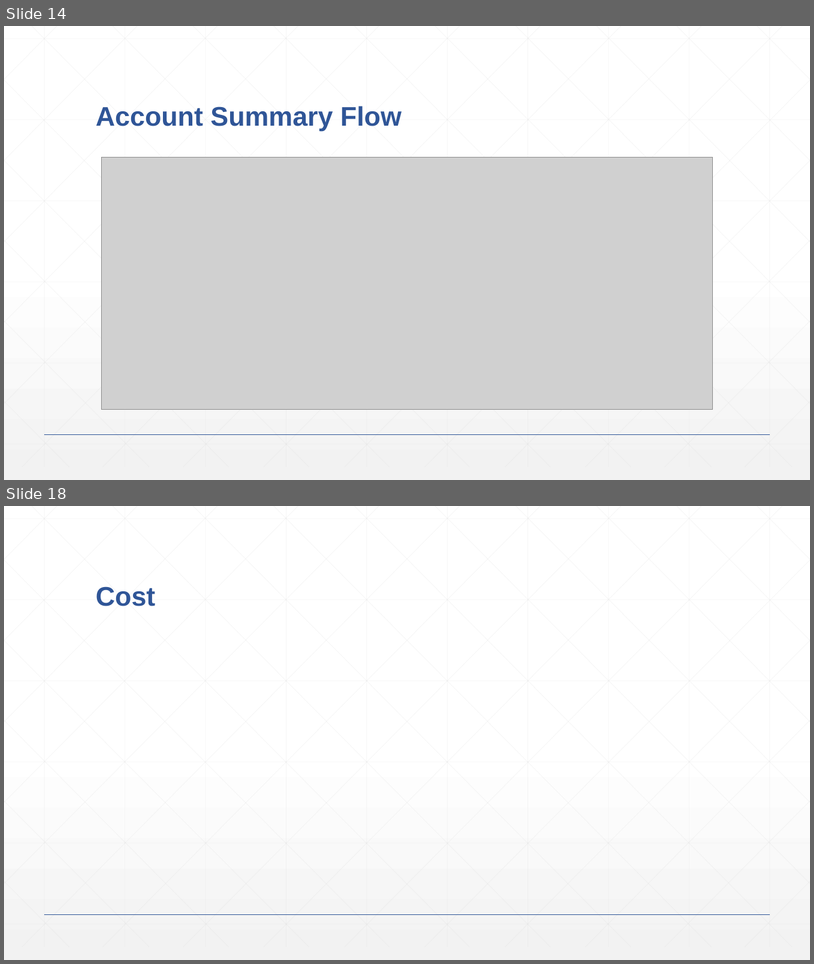
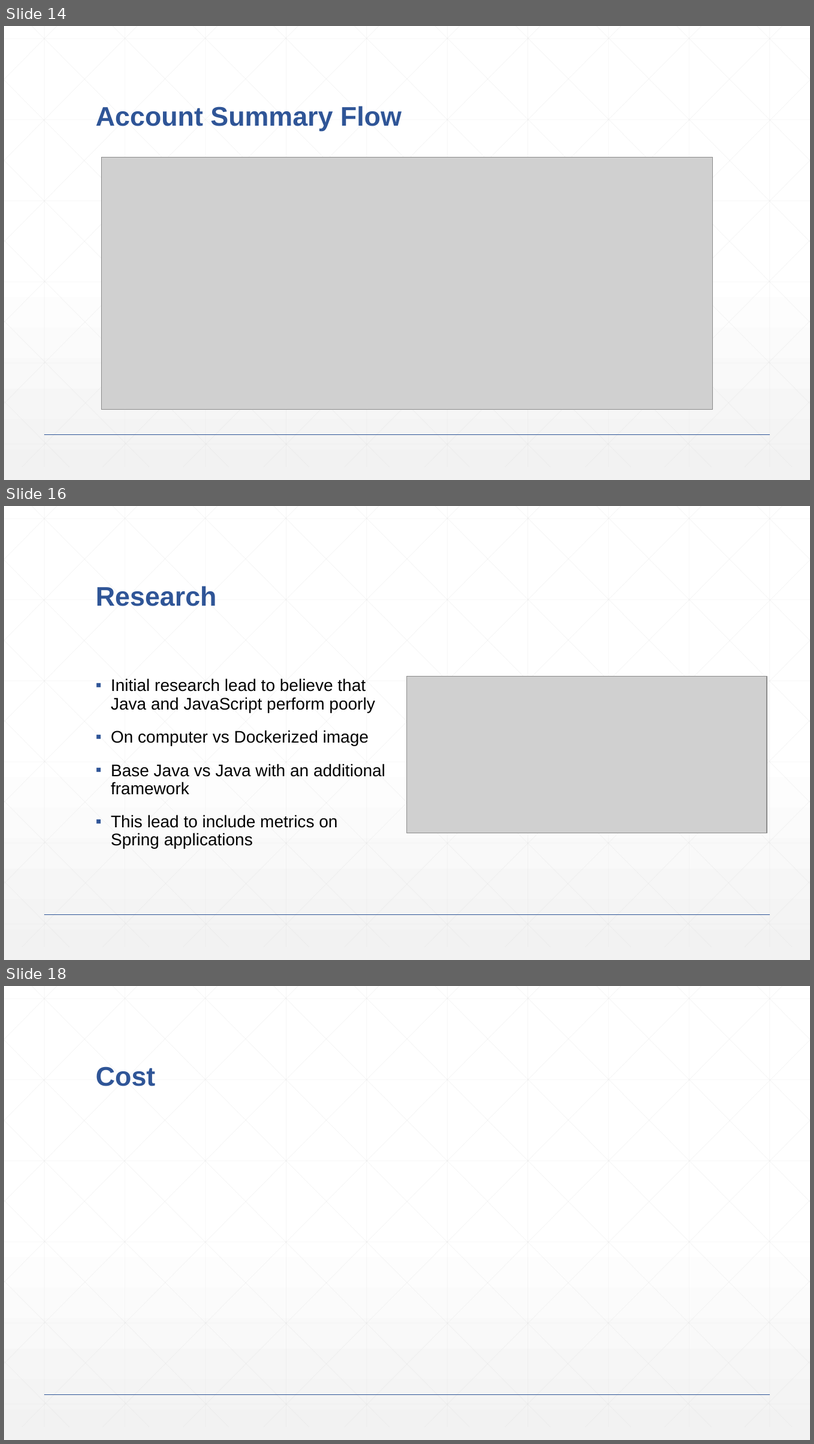
Before and after one commit to lexibrown/Skydot, a slide deck: documentation/presentation.pptx. Shown one above the other, each under a label of ours: slides 14 and 18 before the commit, slides 14, 16 and 18 after it; the slides between them are not shown. The pictures are 814x964 and 814x1444 pixels, drawn with LibreOffice and Linux fonts; fonts in the diff are those of the drawing; grey boxes stand for pictures. Boxes give left, top, right and bottom in pixels: in the first picture for what was removed or moved away, otherwise in the second. Text is boxed around its words. In the diff, an @@ line names an element or a change of style, - is before the commit and + after.

```diff
--- a/documentation/presentation.pptx
+++ b/documentation/presentation.pptx
@@ slide 16 added at box(4, 506, 810, 960), background gradient #FFFFFF to #F2F2F2; not listed: 47 template elements that a slide beside it also shows @@
@@ title added at box(96, 586, 217, 606), 32 pt, text #2F5597, bold @@
+Research
@@ text added at box(111, 678, 386, 849), 20 pt, text #000000 @@
+▪ Initial research lead to believe that Java and JavaScript perform poorly
+▪ On computer vs Dockerized image
+▪ Base Java vs Java with an additional framework
+▪ This lead to include metrics on Spring applications
@@ picture added at box(408, 676, 767, 832) @@
```
Also in this commit, not shown: 12 slides changed, 3 other slides added, 8 slides removed, 9 other files.
